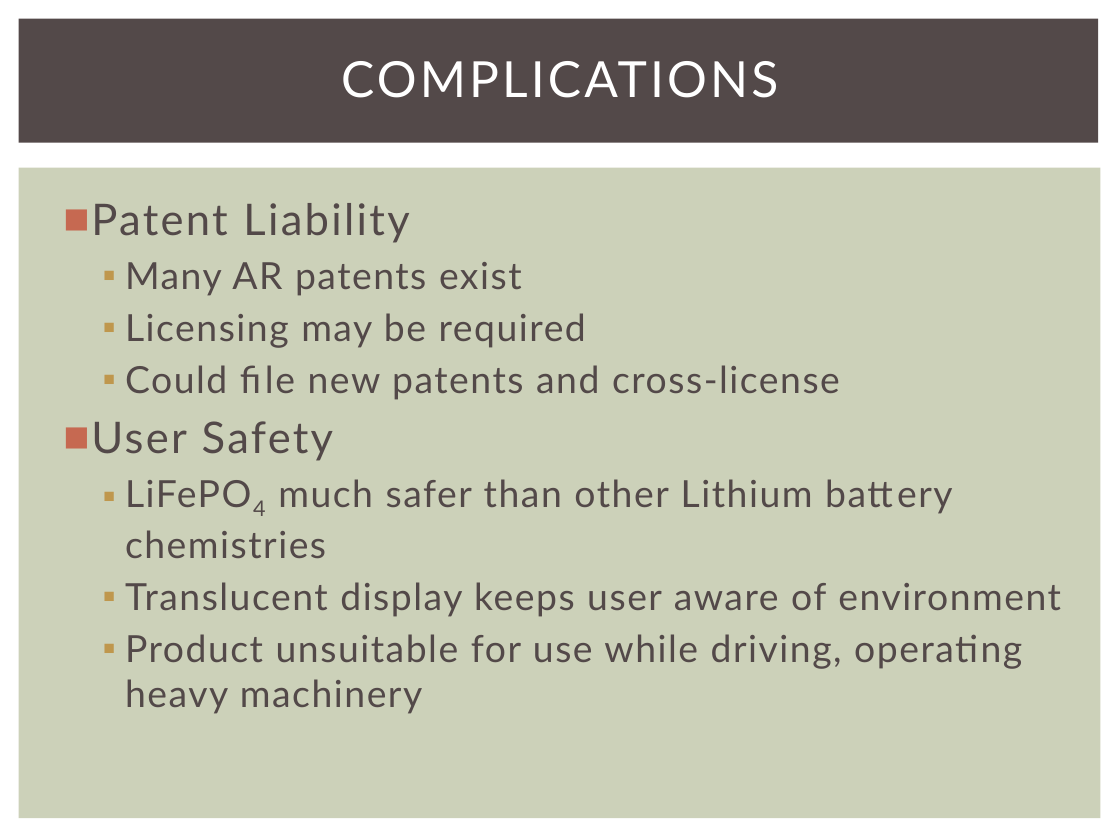
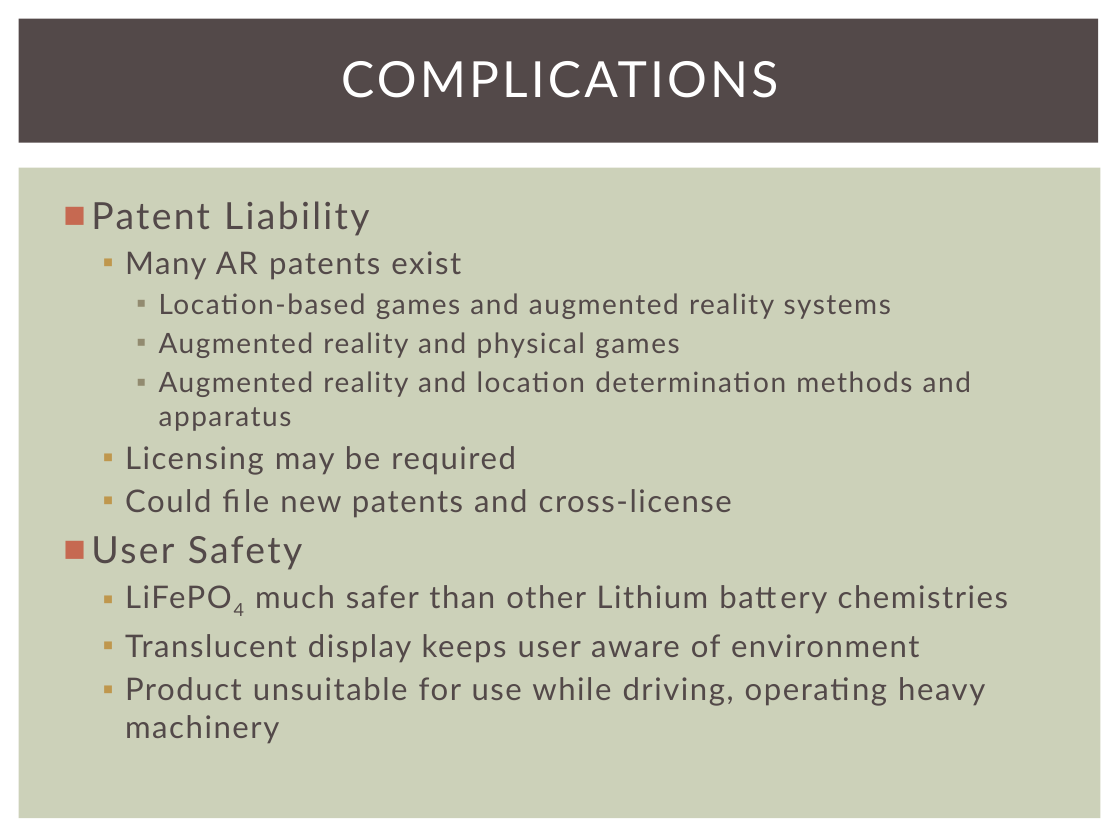
Before and after one commit to snowpuppy/augreality, a slide deck: slide 17 of doc/AugRealityMidReview.pptx. Drawn at 1120x840 pixels with LibreOffice and Linux fonts; fonts in the diff are those of the drawing. Boxes give left, top, right and bottom in pixels: in the first picture for what was removed or moved away, otherwise in the second. Text is boxed around its words. In the diff, an @@ line names an element or a change of style, - is before the commit and + after.

Commit message:
ppt update

```diff
--- a/doc/AugRealityMidReview.pptx
+++ b/doc/AugRealityMidReview.pptx
@@ text at [91, 201, 1009, 743]: size 28 to 24 pt in "Patent Liability", "User Safety"; size 24 to 20 pt in "Many AR patents exist", "Licensing may be required", "Could file new patents and cross-license", "LiFePO4 much safer than other Lithium battery ..." and 2 more places @@
@@ text at [159, 293, 971, 431]: paragraphs added @@
+    ▪ Location-based games and augmented reality systems
+    ▪ Augmented reality and physical games
+    ▪ Augmented reality and location determination methods and apparatus
```
Also in this commit, not shown: 2 other slides changed.
